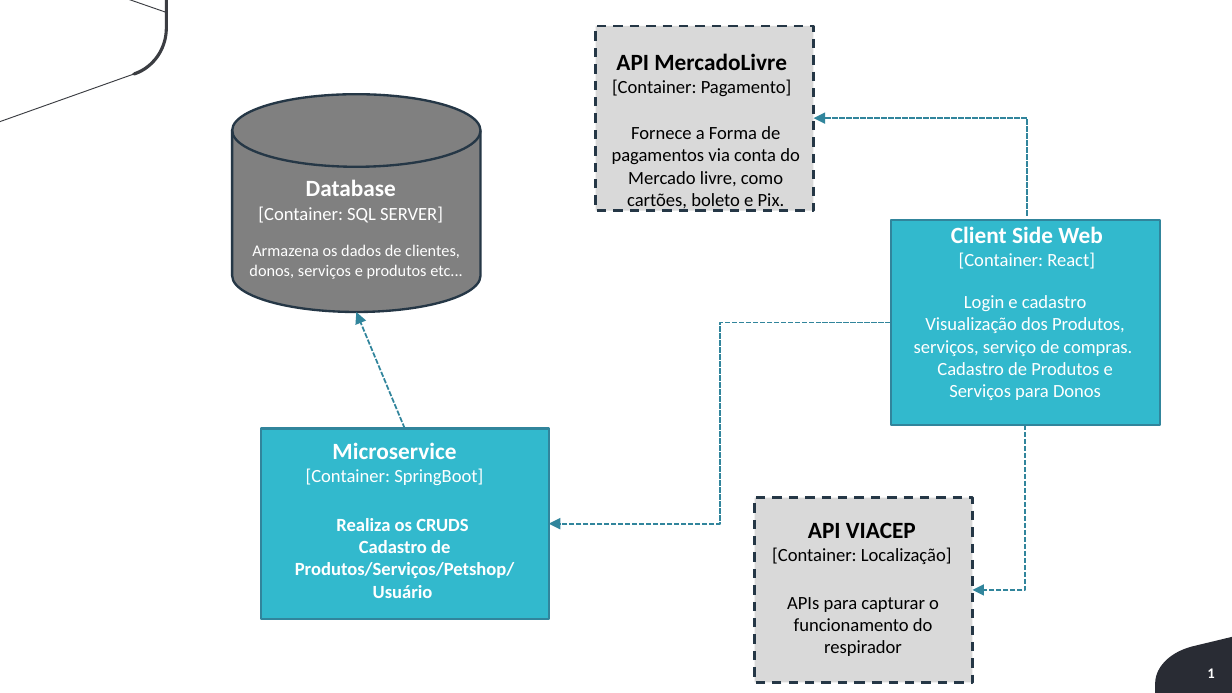
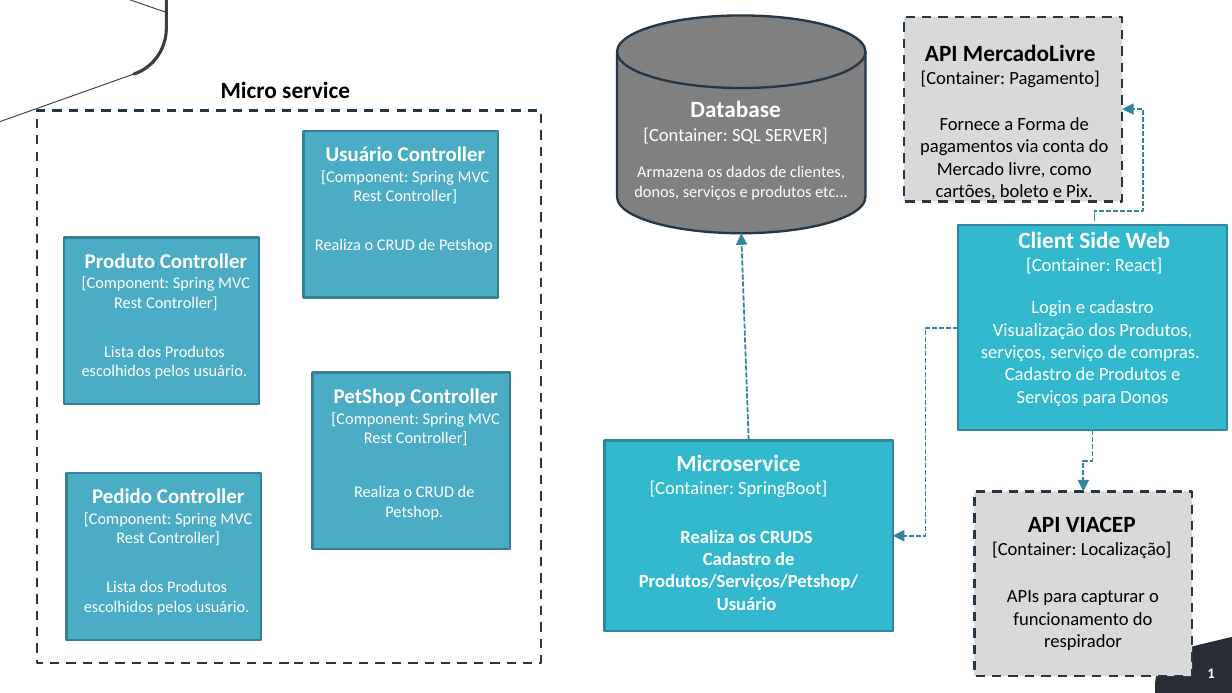
Before and after one commit to NicolasRuiz10/BandTec-3ADSA-2021-2, a slide deck: slide 1 of Documentos/Diagrama de Solucao de Software.pptx. Drawn at 1232x693 pixels with LibreOffice and Linux fonts; fonts in the diff are those of the drawing; background and template pictures are left out. Boxes give left, top, right and bottom in pixels: in the first picture for what was removed or moved away, otherwise in the second. Text is boxed around its words. In the diff, an @@ line names an element or a change of style, - is before the commit and + after.

```diff
--- a/Documentos/Diagrama de Solucao de Software.pptx
+++ b/Documentos/Diagrama de Solucao de Software.pptx
@@ 2 texts, 1 cylinder: place and size @@
-2 texts, 1 cylinder at bbox=[232, 94, 480, 312]
+2 texts, 1 cylinder at bbox=[617, 15, 865, 233]
@@ 2 texts, 1 rectangle: place and size @@
-2 texts, 1 rectangle at bbox=[596, 26, 814, 212]
+2 texts, 1 rectangle at bbox=[904, 17, 1122, 203]
@@ text added at bbox=[221, 81, 350, 98], 20 pt, text #000000, bold @@
+Micro service
@@ rectangle added at bbox=[37, 111, 541, 663], outline #253746 2 pt dashed @@
@@ elbow arrow moved from (1027, 215) - (814, 118) to (1095, 220) - (1122, 109) @@
@@ rectangle added at bbox=[303, 131, 498, 298], fill #4BACC6, outline #377F92 2 pt @@
@@ text added at bbox=[321, 146, 490, 204], 14 pt, text #FFFFFF @@
+Usuário Controller
+[Component: Spring MVC Rest Controller]
@@ rectangle added at bbox=[65, 237, 259, 404], fill #4BACC6, outline #377F92 2 pt @@
@@ text added at bbox=[315, 238, 493, 253], 14 pt, text #FFFFFF @@
+Realiza o CRUD de Petshop
@@ arrow moved from (405, 428) - (356, 312) to (748, 441) - (742, 233) @@
@@ text "Client Side Web": place and size @@
-text "Client Side Web" at bbox=[951, 226, 1103, 269]
+text "Client Side Web" at bbox=[1018, 231, 1171, 274]
@@ rectangle: place and size @@
-rectangle at bbox=[891, 220, 1160, 426]
+rectangle at bbox=[958, 225, 1227, 431]
@@ text added at bbox=[82, 253, 250, 311], 14 pt, text #FFFFFF @@
+Produto Controller
+[Component: Spring MVC Rest Controller]
@@ text "Login e cadastro": place and size @@
-text "Login e cadastro" at bbox=[914, 295, 1132, 400]
+text "Login e cadastro" at bbox=[981, 300, 1200, 406]
@@ elbow arrow moved from (891, 323) - (549, 524) to (958, 328) - (893, 536) @@
@@ text added at bbox=[82, 345, 247, 379], 14 pt, text #FFFFFF @@
+Lista dos Produtos escolhidos pelos usuário.
@@ rectangle added at bbox=[313, 373, 510, 549], fill #4BACC6, outline #377F92 2 pt @@
@@ text added at bbox=[331, 388, 500, 446], 14 pt, text #FFFFFF @@
+PetShop Controller
+[Component: Spring MVC Rest Controller]
@@ text "Microservice": place and size @@
-text "Microservice" at bbox=[306, 442, 483, 485]
+text "Microservice" at bbox=[650, 454, 827, 497]
@@ rectangle: place and size @@
-rectangle at bbox=[261, 428, 549, 619]
+rectangle at bbox=[605, 441, 893, 631]
@@ elbow arrow moved from (1025, 425) - (972, 590) to (1093, 430) - (1084, 491) @@
@@ rectangle added at bbox=[66, 474, 261, 640], fill #4BACC6, outline #377F92 2 pt @@
@@ text added at bbox=[84, 488, 252, 546], 14 pt, text #FFFFFF @@
+Pedido Controller
+[Component: Spring MVC Rest Controller]
@@ text added at bbox=[354, 485, 475, 520], 14 pt, text #FFFFFF @@
+Realiza o CRUD de Petshop.
@@ 2 texts, 1 rectangle: place and size @@
-2 texts, 1 rectangle at bbox=[754, 498, 972, 682]
+2 texts, 1 rectangle at bbox=[975, 491, 1193, 676]
@@ text "Realiza os CRUDS": place and size @@
-text "Realiza os CRUDS" at bbox=[295, 518, 514, 598]
+text "Realiza os CRUDS" at bbox=[639, 530, 858, 610]
@@ text added at bbox=[84, 580, 249, 615], 14 pt, text #FFFFFF @@
+Lista dos Produtos escolhidos pelos usuário.
```
Also in this commit, not shown: 2 other files.
